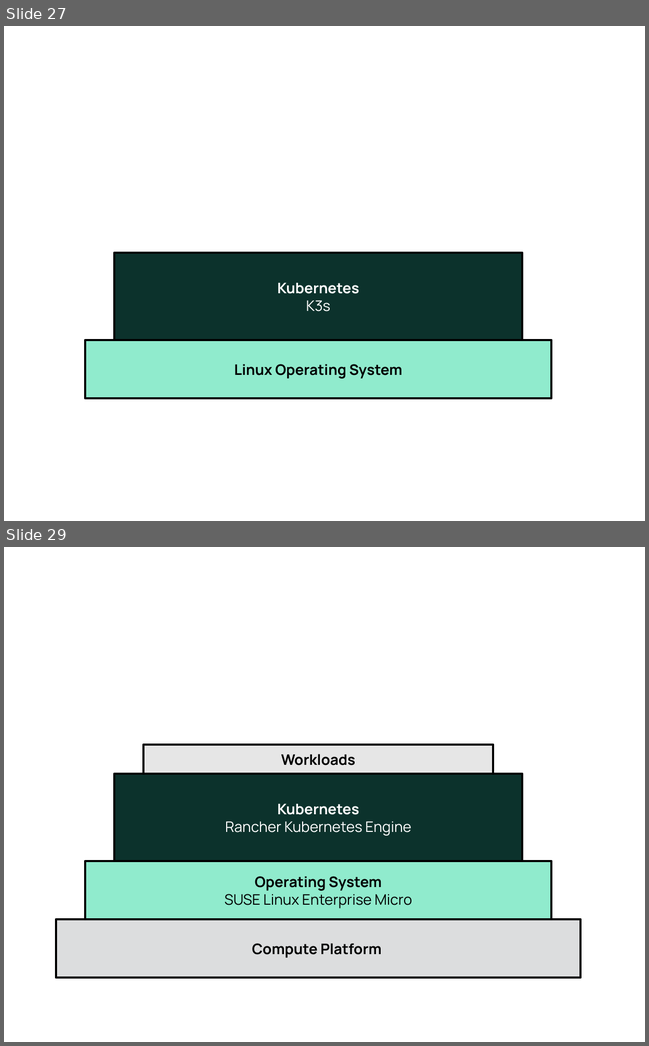
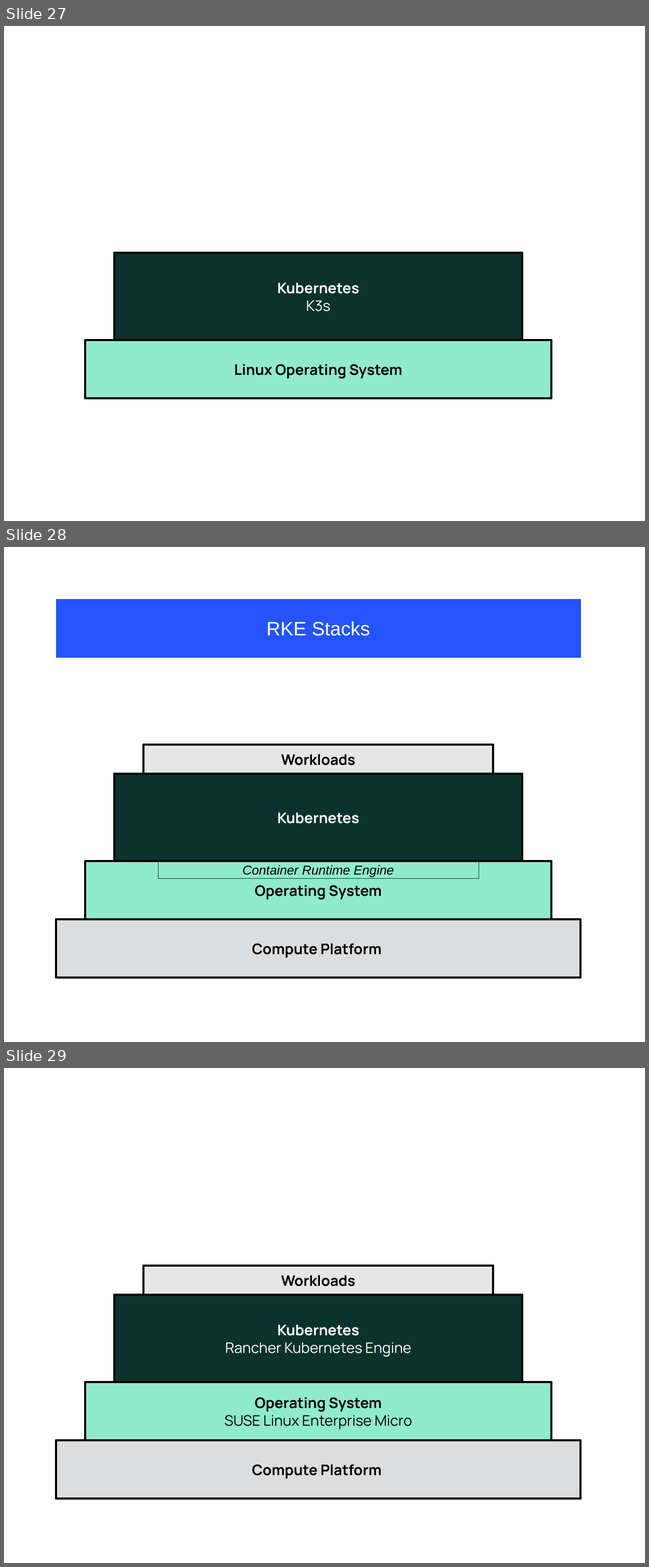
Before and after one commit to gogbac/RancherDocsRep1, a slide deck: media/src/Figure-Source.odp. Shown one above the other, each under a label of ours: slides 27 and 29 before the commit, slides 27, 28 and 29 after it; the slides between them are not shown. The pictures are 649x1046 and 649x1567 pixels, drawn with LibreOffice and Linux fonts; fonts in the diff are those of the drawing. Boxes give left, top, right and bottom in pixels: in the first picture for what was removed or moved away, otherwise in the second. Text is boxed around its words. In the diff, an @@ line names an element or a change of style, - is before the commit and + after.

```diff
--- a/media/src/Figure-Source.odp
+++ b/media/src/Figure-Source.odp
@@ slide 28 added at box(4, 547, 645, 1042), background #FFFFFF @@
@@ rectangle added at box(56, 599, 580, 657), fill #2453FF, outline #3465A4 0 pt, 24 pt, text #FFFFFF @@
+RKE Stacks
@@ rectangle added at box(143, 745, 493, 774), fill #E6E6E6, outline #000000 2.89 pt, 18 pt, text #000000, bold @@
+Workloads
@@ rectangle added at box(114, 774, 522, 861), fill #0C322C, outline #000000 2.89 pt, 18 pt, text #FFFFFF, bold @@
+Kubernetes
@@ rectangle added at box(85, 861, 551, 919), fill #90EBCD, outline #000000 2.89 pt, 18 pt, text #000000, bold @@
+Operating System
@@ rectangle added at box(158, 861, 478, 878), outline #0C322C 0 pt, 16 pt, text #000000, italic @@
+Container Runtime Engine
@@ rectangle added at box(56, 919, 580, 978), fill #DCDDDE, outline #000000 2.89 pt, 18 pt, text #000000, bold @@
+Compute Platform
```
Also in this commit, not shown: 5 other slides added, 4 slides removed, 43 other files.
